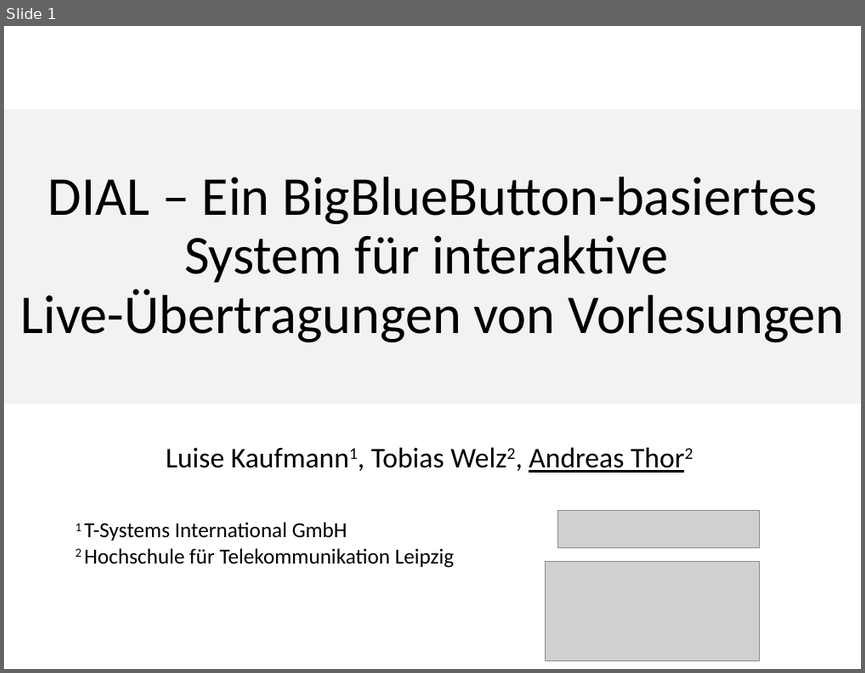
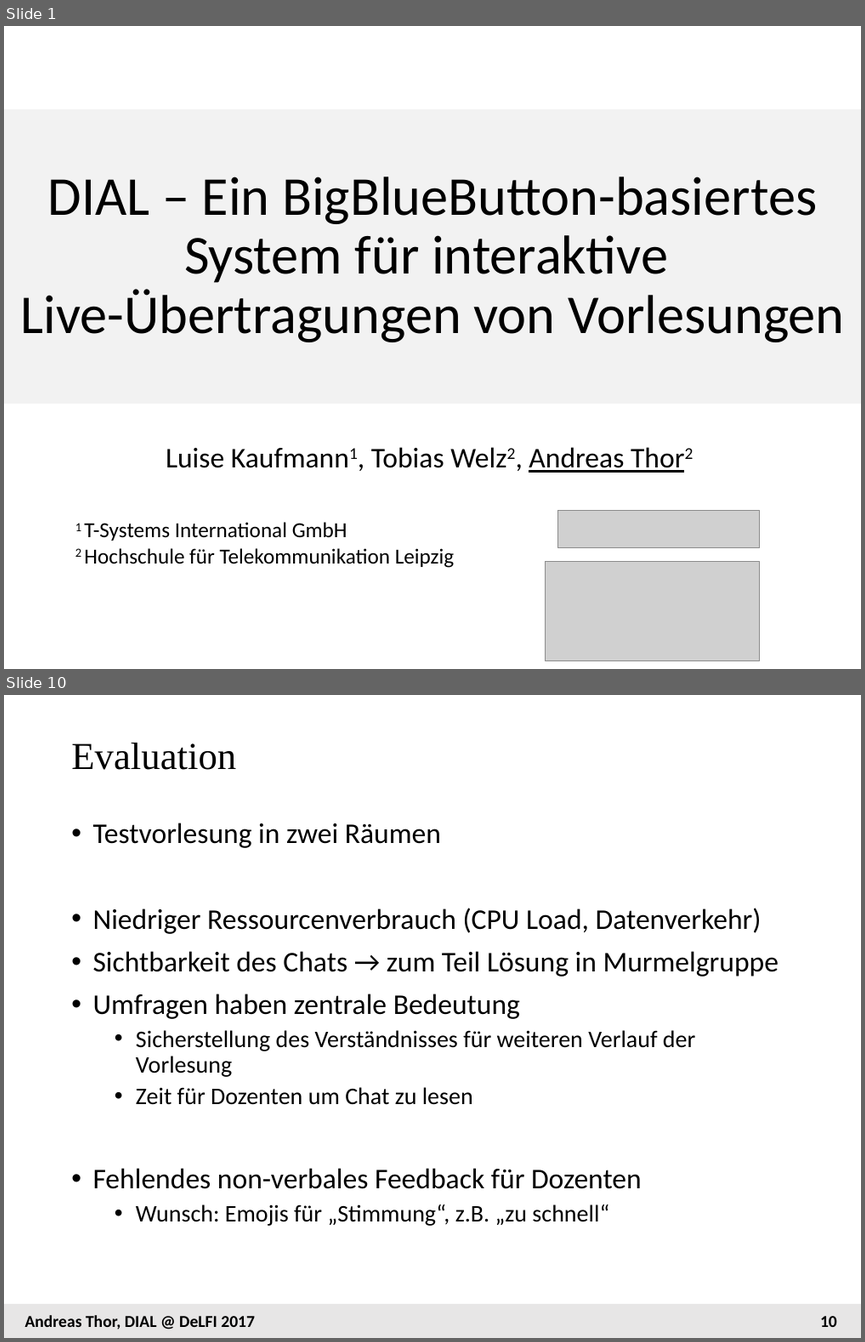
Before and after one commit to andreas-thor/papers, a slide deck: DIAL/DIAL_Delfi_2017_Vortrag.pptx. Shown one above the other, each under a label of ours: slide 1 before the commit, slides 1 and 10 after it; the slides between them are not shown. The pictures are 865x673 and 865x1342 pixels, drawn with LibreOffice and Linux fonts; fonts in the diff are those of the drawing; grey boxes stand for pictures. Boxes give left, top, right and bottom in pixels: in the first picture for what was removed or moved away, otherwise in the second. Text is boxed around its words. In the diff, an @@ line names an element or a change of style, - is before the commit and + after.

```diff
--- a/DIAL/DIAL_Delfi_2017_Vortrag.pptx
+++ b/DIAL/DIAL_Delfi_2017_Vortrag.pptx
@@ slide 10 added at (4, 695, 861, 1338), background #FFFFFF @@
@@ title added at (71, 743, 236, 770), 32 pt, text #000000 @@
+Evaluation
@@ text added at (93, 823, 778, 1225), 24 pt, text #000000 @@
+• Testvorlesung in zwei Räumen
+• Niedriger Ressourcenverbrauch (CPU Load, Datenverkehr)
+• Sichtbarkeit des Chats → zum Teil Lösung in Murmelgruppe
+• Umfragen haben zentrale Bedeutung
+  • Sicherstellung des Verständnisses für weiteren Verlauf der Vorlesung
+  • Zeit für Dozenten um Chat zu lesen
+• Fehlendes non-verbales Feedback für Dozenten
+  • Wunsch: Emojis für „Stimmung“, z.B. „zu schnell“
@@ rectangle added at (4, 1304, 861, 1338), fill #E7E6E6 @@
@@ text added at (25, 1315, 255, 1329), 14 pt, text #000000, bold @@
+Andreas Thor, DIAL @ DeLFI 2017
@@ page number added at (820, 1315, 837, 1327), 14 pt, text #000000, bold @@
+10
```
Also in this commit, not shown: 9 slides changed, 1 slide removed.
